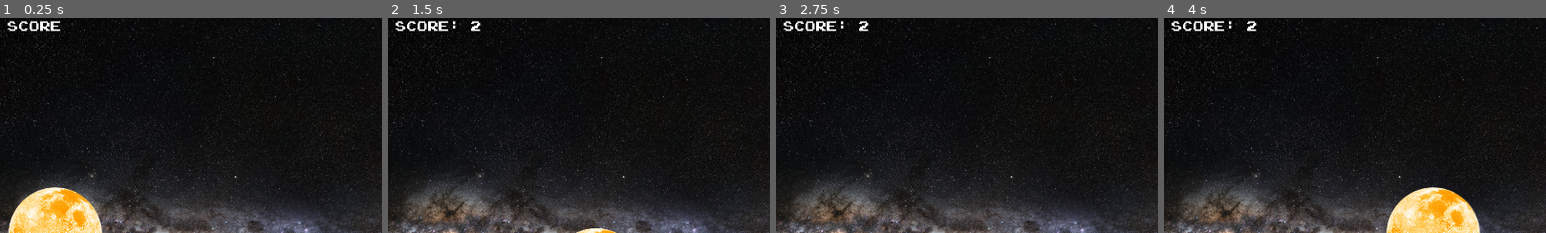
Above: before the commit, frames 1-4 (left to right).
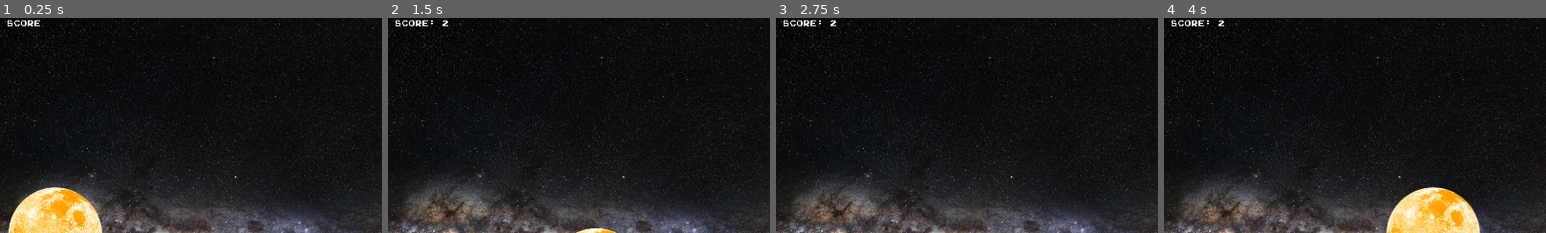
Above: after the commit, the same moments.

Repository: PushingPolygons/moonchomper-RosemaryKoshy
Game: Godot game, scene res://level/level.tscn
Two runs of this game, one before a commit and one after it. Both use one fixed random seed, a clock stepped at 60 frames per second and the inputs below.
Inputs (mouse positions are % of the whole screen's width and height, from its top left):
- Up to frame 1 (0.25 s): no input
- Up to frame 2 (1.5 s): move the mouse to (99, 50) at 0.52 s; press the mouse at (99, 50) at 0.53 s; hold Right (ui_right) 0.53-1.28 s; move the mouse to (5, 50) at 1.27 s; release the mouse at (5, 50) at 1.28 s; hold Down (ui_down) from 1.28 s (still down); right-click (5, 50) at 1.35 s; click (5, 50) at 1.42 s
- Up to frame 3 (2.75 s): move the mouse to (60, 28) at 2.02 s; release Down (ui_down) at 2.03 s; press the mouse at (60, 28) at 2.03 s; hold Right (ui_right) from 2.03 s (still down)
- Up to frame 4 (4 s): move the mouse to (45, 70) at 2.77 s; release Right (ui_right) at 2.78 s; release the mouse at (45, 70) at 2.78 s; hold Up (ui_up) 2.78-3.53 s; right-click (45, 70) at 2.85 s; click (45, 70) at 2.92 s; move the mouse to (80, 65) at 3.52 s; press the mouse at (80, 65) at 3.53 s; hold Left (ui_left) from 3.53 s (still down)
The pictures show only the part of the screen within x 43-93%, y 0-50%; the shares and areas given below are measured in that part.

The runs differ from the first frame. In frame 1, 0.5% of the frame differs, in the area x 2-16%, y 0-7%; in frame 2, 0.6%, in the area x 2-25%, y 0-7%; in frame 3, 0.6%; in frame 4, 0.6%.

Commit message:
use joystix monospace TrueType Font

Diff:
--- a/code/menu/assets/joystix.tres
+++ b/code/menu/assets/joystix.tres
@@ -3,5 +3,5 @@
 [ext_resource path="res://menu/assets/joystix.monospace.ttf" type="DynamicFontData" id=1]
 
 [resource]
-size = 32
+size = 20
 font_data = ExtResource( 1 )
--- a/code/menu/menu.tscn
+++ b/code/menu/menu.tscn
@@ -18,8 +18,8 @@
 [node name="Score" type="Label" parent="."]
 anchor_left = 0.5
 anchor_right = 0.5
-margin_left = -121.5
-margin_right = 121.5
+margin_left = -122.443
+margin_right = 120.557
 margin_bottom = 39.0
 custom_fonts/font = ExtResource( 5 )
 text = "score"
@@ -45,10 +45,11 @@
 anchor_top = 0.2
 anchor_right = 0.5
 anchor_bottom = 0.2
-margin_left = -100.0
-margin_top = -35.0
-margin_right = 100.0
-margin_bottom = 35.0
+margin_left = -100.943
+margin_top = -34.0573
+margin_right = 99.0572
+margin_bottom = 35.9427
+custom_fonts/font = ExtResource( 5 )
 text = "Resume"
 icon = ExtResource( 2 )
 __meta__ = {
@@ -60,10 +61,11 @@
 anchor_top = 0.5
 anchor_right = 0.5
 anchor_bottom = 0.5
-margin_left = -100.0
-margin_top = -35.0
-margin_right = 100.0
-margin_bottom = 35.0
+margin_left = -101.886
+margin_top = -34.0572
+margin_right = 98.1144
+margin_bottom = 35.9428
+custom_fonts/font = ExtResource( 5 )
 text = "Restart"
 icon = ExtResource( 4 )
 __meta__ = {
@@ -76,9 +78,10 @@
 anchor_right = 0.5
 anchor_bottom = 0.8
 margin_left = -100.0
-margin_top = -35.0
+margin_top = -33.1144
 margin_right = 100.0
-margin_bottom = 35.0
+margin_bottom = 36.8856
+custom_fonts/font = ExtResource( 5 )
 text = "Quit"
 icon = ExtResource( 3 )
 __meta__ = {
